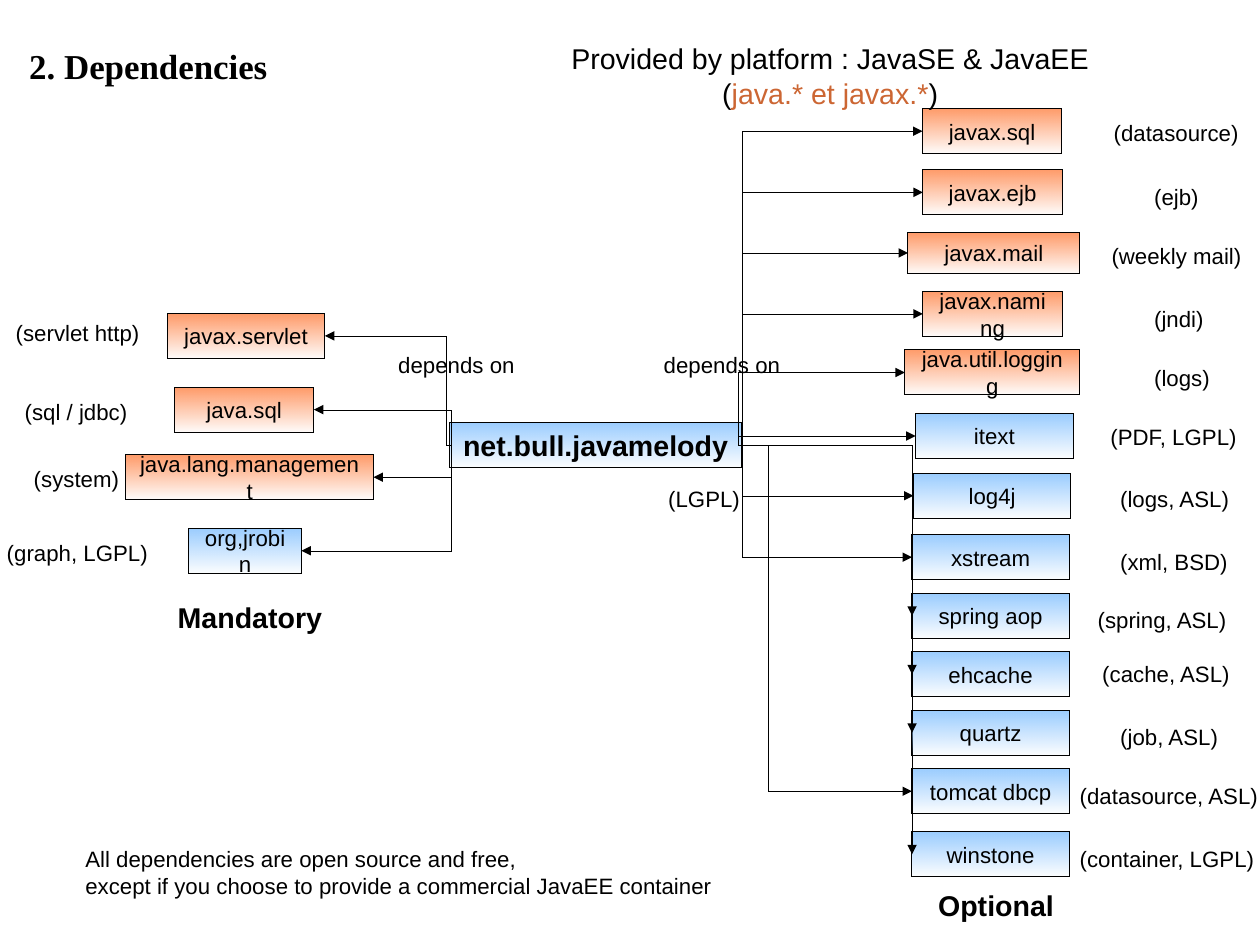
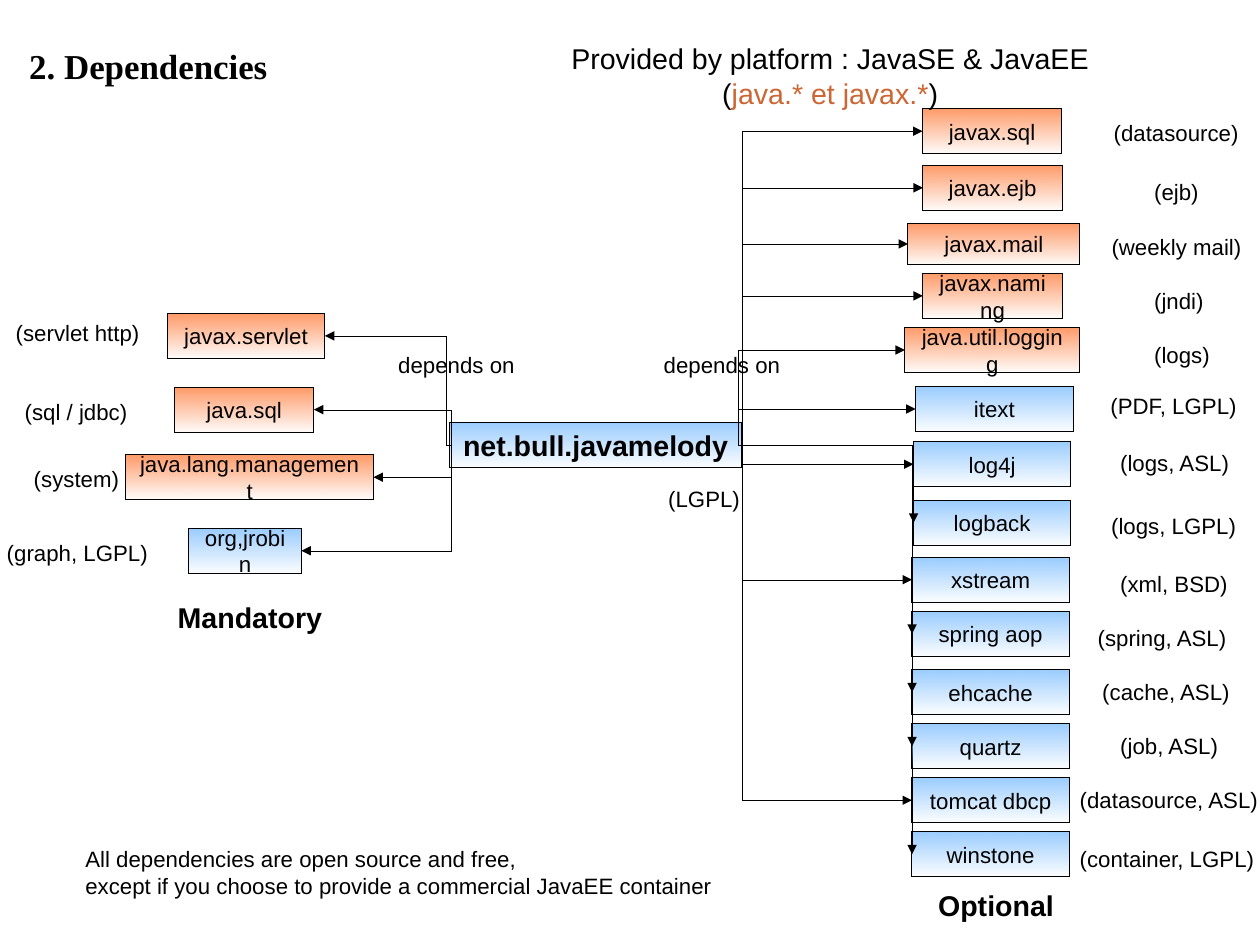
Before and after one commit to shaode/javamelody, a slide deck: slide 2 of javamelody-core/src/site/resources/Map.odp. Drawn at 1260x945 pixels with LibreOffice and Linux fonts; fonts in the diff are those of the drawing. Boxes give left, top, right and bottom in pixels: in the first picture for what was removed or moved away, otherwise in the second. Text is boxed around its words. In the diff, an @@ line names an element or a change of style, - is before the commit and + after.

Commit message:
ajout dépendance optionnelle logback

```diff
--- a/javamelody-core/src/site/resources/Map.odp
+++ b/javamelody-core/src/site/resources/Map.odp
@@ rectangle "javax.ejb": place and size @@
-rectangle "javax.ejb" at <box>924,170,1063,215</box>
+rectangle "javax.ejb" at <box>924,166,1063,210</box>
@@ text "(ejb)": place and size @@
-text "(ejb)" at <box>1154,189,1198,210</box>
+text "(ejb)" at <box>1154,184,1198,205</box>
@@ elbow arrow moved from (742, 446) - (924, 192) to (742, 446) - (924, 188) @@
@@ rectangle "javax.mail": place and size @@
-rectangle "javax.mail" at <box>908,232,1079,273</box>
+rectangle "javax.mail" at <box>908,223,1079,264</box>
@@ text "(weekly mail)": place and size @@
-text "(weekly mail)" at <box>1112,248,1241,269</box>
+text "(weekly mail)" at <box>1112,239,1241,260</box>
@@ elbow arrow moved from (742, 446) - (908, 253) to (742, 446) - (908, 244) @@
@@ elbow arrow moved from (742, 446) - (924, 314) to (742, 446) - (924, 296) @@
@@ rectangle "javax.naming": place and size @@
-rectangle "javax.naming" at <box>924,292,1063,336</box>
+rectangle "javax.naming" at <box>924,273,1063,318</box>
@@ text "(jndi)": place and size @@
-text "(jndi)" at <box>1154,311,1203,332</box>
+text "(jndi)" at <box>1154,293,1203,314</box>
@@ rectangle "java.util.logging": place and size @@
-rectangle "java.util.logging" at <box>906,350,1080,394</box>
+rectangle "java.util.logging" at <box>906,327,1080,372</box>
@@ elbow arrow moved from (742, 446) - (906, 373) to (742, 446) - (906, 350) @@
@@ text "(logs)": place and size @@
-text "(logs)" at <box>1154,370,1210,391</box>
+text "(logs)" at <box>1154,347,1210,368</box>
@@ rectangle "itext": place and size @@
-rectangle "itext" at <box>916,414,1074,458</box>
+rectangle "itext" at <box>916,386,1074,431</box>
@@ text "(PDF, LGPL)": place and size @@
-text "(PDF, LGPL)" at <box>1110,429,1236,450</box>
+text "(PDF, LGPL)" at <box>1110,398,1236,419</box>
@@ elbow arrow moved from (742, 445) - (916, 436) to (742, 445) - (916, 409) @@
@@ elbow arrow moved from (742, 445) - (912, 791) to (742, 445) - (912, 800) @@
@@ elbow arrow moved from (742, 446) - (912, 733) to (742, 446) - (912, 747) @@
@@ elbow arrow moved from (742, 446) - (912, 675) to (742, 446) - (912, 693) @@
@@ elbow arrow moved from (742, 446) - (912, 616) to (742, 446) - (912, 633) @@
@@ elbow arrow moved from (742, 445) - (912, 558) to (742, 445) - (912, 580) @@
@@ elbow arrow moved from (742, 445) - (914, 496) to (742, 445) - (914, 464) @@
@@ elbow arrow added from (742, 446) to (914, 523), #000000 0 pt @@
@@ rectangle "log4j": place and size @@
-rectangle "log4j" at <box>914,473,1071,518</box>
+rectangle "log4j" at <box>914,441,1071,486</box>
@@ text "(logs, ASL)": place and size @@
-text "(logs, ASL)" at <box>1120,491,1228,512</box>
+text "(logs, ASL)" at <box>1120,455,1228,476</box>
@@ rectangle added at <box>914,501,1071,545</box>, fill gradient #99CCFF, outline #000000 0 pt, 14 pt, text #000000 @@
+logback
@@ text added at <box>1111,518,1236,539</box>, 14 pt, text #000000 @@
+(logs, LGPL)
@@ 3 rectangles, 1 text: place and size @@
-3 rectangles, 1 text at <box>912,535,1227,696</box>
+3 rectangles, 1 text at <box>912,557,1227,715</box>
@@ text "(xml, BSD)": place and size @@
-text "(xml, BSD)" at <box>1120,554,1227,575</box>
+text "(xml, BSD)" at <box>1120,576,1227,597</box>
@@ text "(cache, ASL)": place and size @@
-text "(cache, ASL)" at <box>1102,666,1229,687</box>
+text "(cache, ASL)" at <box>1102,684,1229,705</box>
@@ rectangle "quartz": place and size @@
-rectangle "quartz" at <box>912,710,1070,755</box>
+rectangle "quartz" at <box>912,724,1070,768</box>
@@ text "(job, ASL)": place and size @@
-text "(job, ASL)" at <box>1120,729,1217,750</box>
+text "(job, ASL)" at <box>1120,738,1217,759</box>
@@ rectangle "tomcat dbcp": place and size @@
-rectangle "tomcat dbcp" at <box>912,769,1070,814</box>
+rectangle "tomcat dbcp" at <box>912,777,1070,822</box>
@@ text "(datasource, ASL)": place and size @@
-text "(datasource, ASL)" at <box>1080,788,1257,809</box>
+text "(datasource, ASL)" at <box>1080,792,1257,813</box>
```
